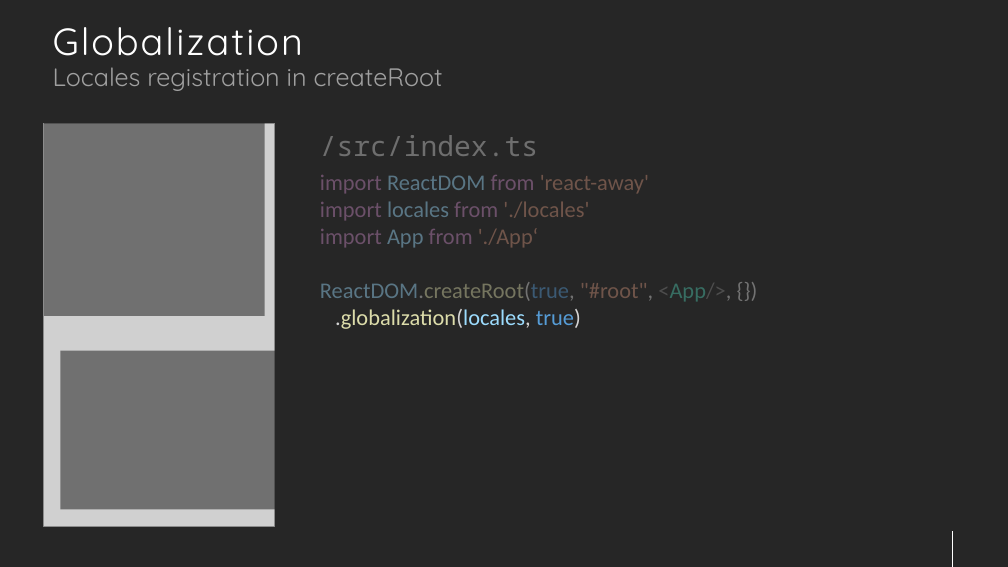
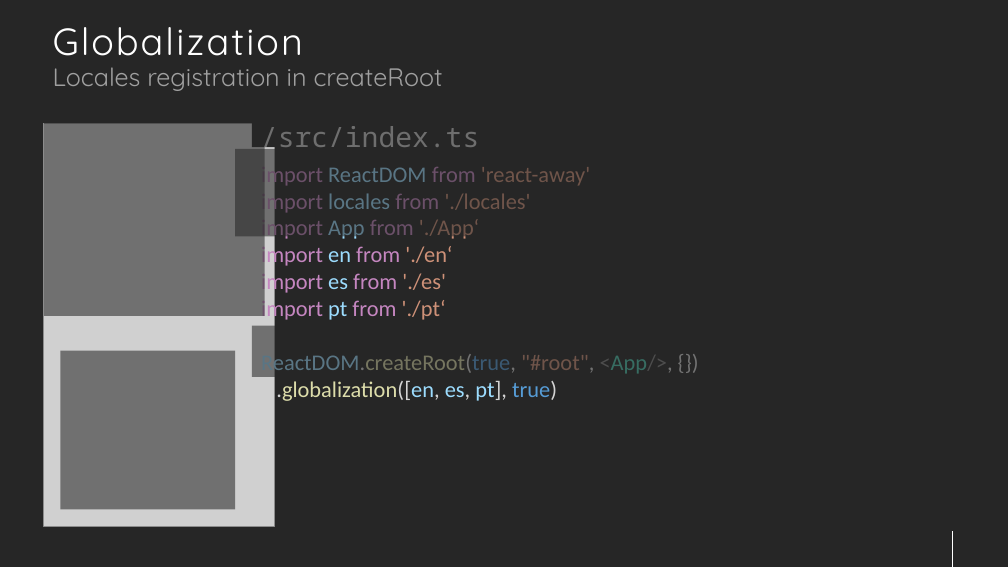
Before and after one commit to jsenaribeiro/react-away, a slide deck: slide 16 of doc/slides/tutorial.pptx (slide 9 before the commit). Drawn at 1008x567 pixels with LibreOffice and Linux fonts; fonts in the diff are those of the drawing; grey boxes stand for pictures. Boxes give left, top, right and bottom in pixels: in the first picture for what was removed or moved away, otherwise in the second. Text is boxed around its words. In the diff, an @@ line names an element or a change of style, - is before the commit and + after.

```diff
--- a/doc/slides/tutorial.pptx
+++ b/doc/slides/tutorial.pptx
@@ text "/src/index.ts" rewrapped from (x1=320, y1=135, x2=538, y2=156) to (x1=261, y1=126, x2=479, y2=155) @@
@@ rectangle resized from (x1=294, y1=157, x2=869, y2=304) to (x1=235, y1=149, x2=811, y2=236) @@
@@ text "import ReactDOM from 'react-away'" moved from (x1=320, y1=175, x2=731, y2=329) to (x1=261, y1=163, x2=673, y2=401) @@
@@ text at (x1=261, y1=243, x2=452, y2=322): paragraphs added @@
+import en from './en‘
+import es from './es'
+import pt from './pt‘
@@ rectangle added at (x1=252, y1=326, x2=828, y2=377), fill #262626 at 56% opacity @@
@@ rectangle resized from (x1=60, y1=351, x2=281, y2=510) to (x1=60, y1=351, x2=235, y2=510) @@
@@ text at (x1=276, y1=381, x2=557, y2=401): text changed @@
-.globalization(locales, true)
+.globalization([en, es, pt], true)
```
Also in this commit, not shown: 12 other slides changed, 14 slides added, 17 slides removed, 2 other files.
